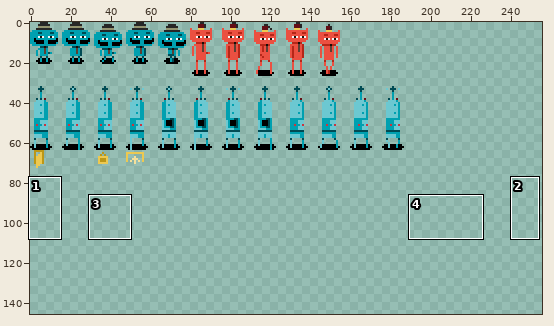
Two states of a sprite sheet, res/sprites.png. The picture above shows the old version from afar; the outline marks the close-up.
Close-up. First the earlier version:
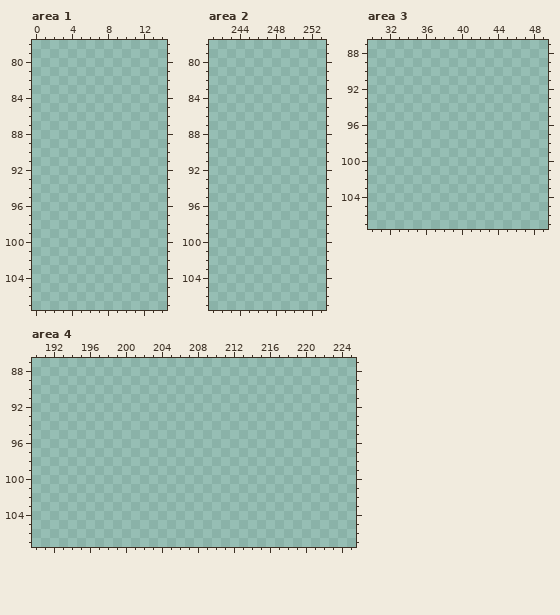
The file is 256x256 pixels. Shown: area 1: x 0..14, y 78..107; area 2: x 241..253, y 78..107; area 3: x 30..49, y 87..107; area 4: x 190..225, y 87..107. The wide view leaves out empty margins. The commit also changed other parts of the picture, which this record leaves out.
And afterwards:
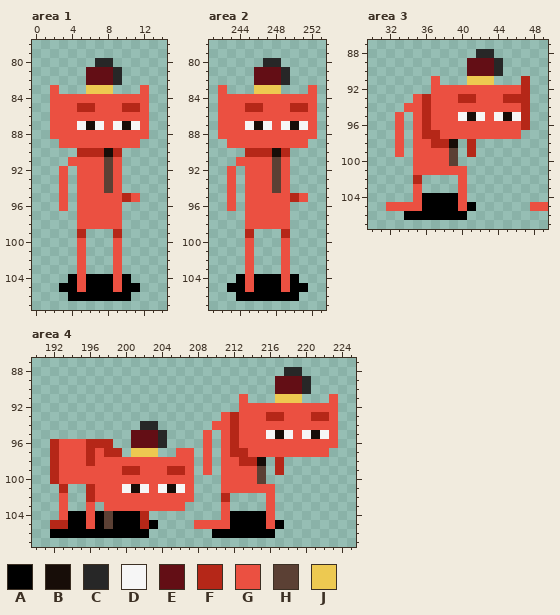
Palette (. is transparent): A #000000  B #170d08  C #272727  D #f6f6f6  E #630e15  F #b52718  G #eb5041  H #5b4034  J #edc951
What changed:
--- area 1
@@ x 0..14 @@
  79 ...............
- 80 ...............
- 81 ...............
- 82 ...............
- 83 ...............
- 84 ...............
- 85 ...............
- 86 ...............
- 87 ...............
- 88 ...............
- 89 ...............
- 90 ...............
- 91 ...............
- 92 ...............
- 93 ...............
- 94 ...............
- 95 ...............
- 96 ...............
- 97 ...............
- 98 ...............
- 99 ...............
-100 ...............
-101 ...............
-102 ...............
-103 ...............
-104 ...............
-105 ...............
-106 ...............
+ 80 .......CC......
+ 81 ......EEEC.....
+ 82 ......EEEC.....
+ 83 ..G...JJJ...G..
+ 84 ..GGGGGGGGGGG..
+ 85 ..GGGFFGGGFFG..
+ 86 ..GGGGGGGGGGG..
+ 87 ..GGGDBDGDBDG..
+ 88 ..GGGGGGGGGGG..
+ 89 ...GGGGGGGGG...
+ 90 .....FFFBF.....
+ 91 ....GGGGHG.....
+ 92 ...G.GGGHG.....
+ 93 ...G.GGGHG.....
+ 94 ...G.GGGHG.....
+ 95 ...G.GGGGGFG...
+ 96 ...G.GGGGG.....
+ 97 .....GGGGG.....
+ 98 .....GGGGG.....
+ 99 .....F...F.....
+100 .....G...G.....
+101 .....G...G.....
+102 .....G...G.....
+103 .....G...G.....
+104 ....AGAAAGA....
+105 ...AAGAAAGAA...
+106 ....AAAAAAA....
 107 ...............
--- area 2
@@ x 241..253 @@
  79 .............
- 80 .............
- 81 .............
- 82 .............
- 83 .............
- 84 .............
- 85 .............
- 86 .............
- 87 .............
- 88 .............
- 89 .............
- 90 .............
- 91 .............
- 92 .............
- 93 .............
- 94 .............
- 95 .............
- 96 .............
- 97 .............
- 98 .............
- 99 .............
-100 .............
-101 .............
-102 .............
-103 .............
-104 .............
-105 .............
-106 .............
+ 80 ......CC.....
+ 81 .....EEEC....
+ 82 .....EEEC....
+ 83 .G...JJJ...G.
+ 84 .GGGGGGGGGGG.
+ 85 .GGGFFGGGFFG.
+ 86 .GGGGGGGGGGG.
+ 87 .GGGDBDGDBDG.
+ 88 .GGGGGGGGGGG.
+ 89 ..GGGGGGGGG..
+ 90 ....FFFBF....
+ 91 ...GGGGHG....
+ 92 ..G.GGGHG....
+ 93 ..G.GGGHG....
+ 94 ..G.GGGHG....
+ 95 ..G.GGGGGFG..
+ 96 ..G.GGGGG....
+ 97 ....GGGGG....
+ 98 ....GGGGG....
+ 99 ....F...F....
+100 ....G...G....
+101 ....G...G....
+102 ....G...G....
+103 ....G...G....
+104 ...AGAAAGA...
+105 ..AAGAAAGAA..
+106 ...AAAAAAA...
 107 .............
--- area 3
@@ x 30..49 @@
  87 ....................
- 88 ....................
- 89 ....................
- 90 ....................
- 91 ....................
- 92 ....................
- 93 ....................
- 94 ....................
- 95 ....................
- 96 ....................
- 97 ....................
- 98 ....................
- 99 ....................
-100 ....................
-101 ....................
-102 ....................
-103 ....................
-104 ....................
-105 ....................
-106 ....................
+ 88 ............CC......
+ 89 ...........EEEC.....
+ 90 ...........EEEC.....
+ 91 .......G...JJJ...F..
+ 92 .......GGGGGGGGGGF..
+ 93 .....GFGGGFFGGGFFF..
+ 94 ....GGFGGGGGGGGGGF..
+ 95 ...G.GFGGGDBDGDBDF..
+ 96 ...G.GFGGGGGGGGGGF..
+ 97 ...G.GFFGGGGGGGGG...
+ 98 ...G.GGFFB.F........
+ 99 ...G.GGGGH.F........
+100 .....GGGGH..........
+101 .....GGGGGG.........
+102 .....F....G.........
+103 .....G....G.........
+104 .....GAAAAG.........
+105 ..GGGGAAAAGA......GG
+106 ....AAAAAAA.........
 107 ....................
--- area 4
@@ x 190..225 @@
  87 ....................................
- 88 ....................................
- 89 ....................................
- 90 ....................................
- 91 ....................................
- 92 ....................................
- 93 ....................................
- 94 ....................................
- 95 ....................................
- 96 ....................................
- 97 ....................................
- 98 ....................................
- 99 ....................................
-100 ....................................
-101 ....................................
-102 ....................................
-103 ....................................
-104 ....................................
-105 ....................................
-106 ....................................
+ 88 ............................CC......
+ 89 ...........................EEEC.....
+ 90 ...........................EEEC.....
+ 91 .......................G...JJJ...G..
+ 92 .......................GGGGGGGGGGG..
+ 93 .....................GFGGGFFGGGFFG..
+ 94 ............CC......GGFGGGGGGGGGGG..
+ 95 ...........EEEC....G.GFGGGDBDGDBDG..
+ 96 ..FGGGFFF..EEEC....G.GFGGGGGGGGGGG..
+ 97 ..FGGGFGFF.JJJ..GG.G.GFFGGGGGGGGG...
+ 98 ..FGGGFGGGGGGGGGGG.G.GGFFB.F........
+ 99 ..FGGGGGGGFFGGGFFG.G.GGGGH.F........
+100 ..FGGGGGGGGGGGGGGG...GGGGH..........
+101 ...F..FGGGDBDGDBDG...GGGGGG.........
+102 ...G..FGGGGGGGGGGG...F....G.........
+103 ...G..G.GGGGGGGGG....G....G.........
+104 ...GAAGAHAAAF........GAAAAG.........
+105 ..FFAAGAHAAAFA....GGGGAAAAGA........
+106 ..AAAAAAAAAAA.......AAAAAAA.........
 107 ....................................
Pixel boxes of the changes (left, top, right, bottom) in both close-ups:
added: (50, 58, 149, 301)
added: (218, 58, 317, 301)
added: (386, 49, 530, 220)
added: (530, 202, 548, 211)
added: (50, 367, 338, 538)
